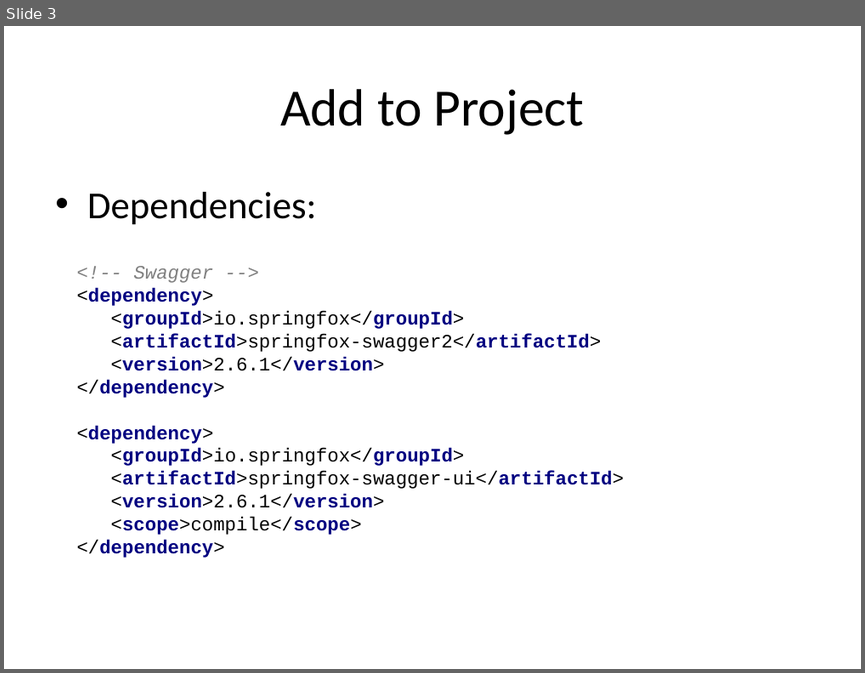
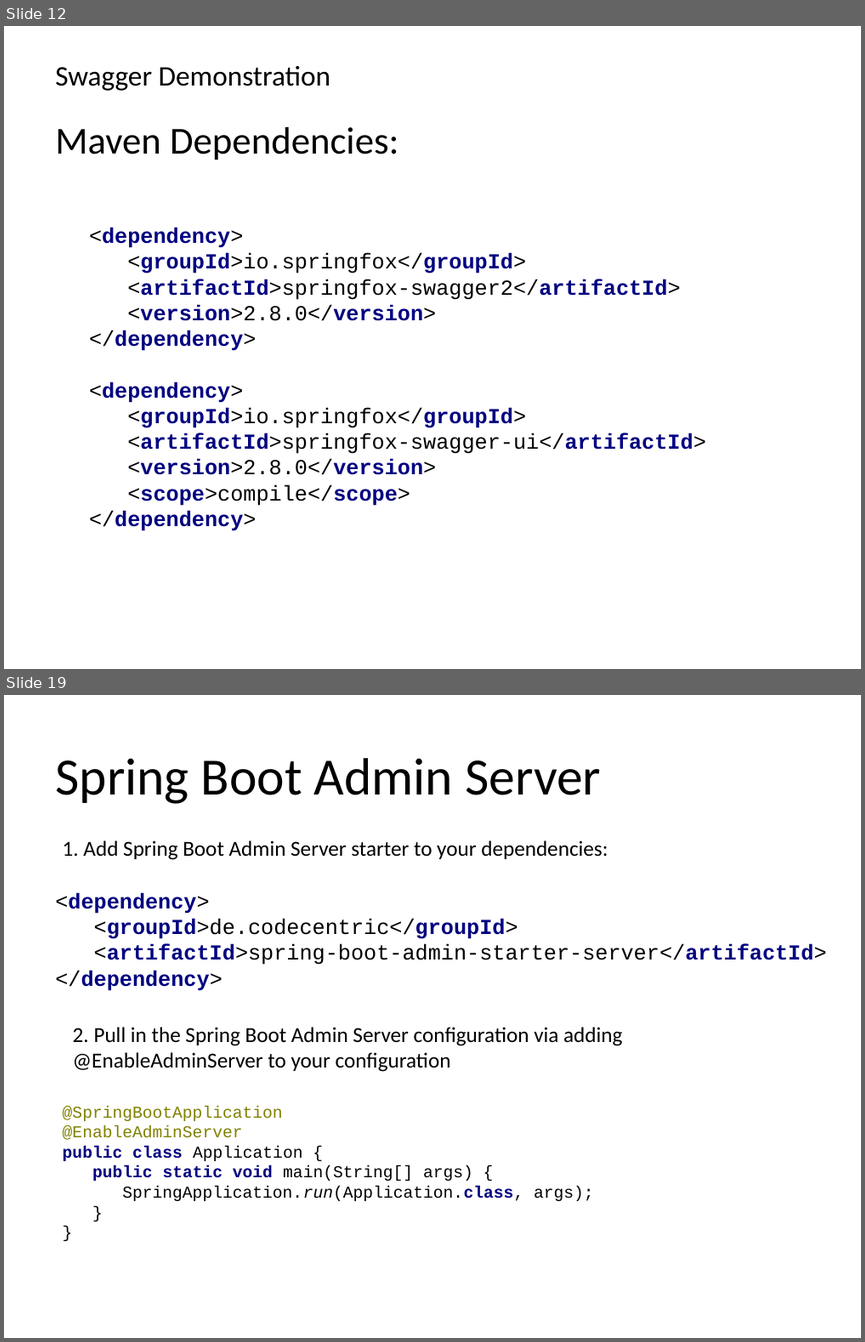
Before and after one commit to bobwares/training, a slide deck: presentations/Swagger-overview.ppt. Shown one above the other, each under a label of ours: slide 3 before the commit, slides 12 and 19 after it; the slides between them are not shown. The pictures are 865x673 and 865x1342 pixels, drawn with LibreOffice and Linux fonts; fonts in the diff are those of the drawing. Boxes give left, top, right and bottom in pixels: in the first picture for what was removed or moved away, otherwise in the second. Text is boxed around its words. In the diff, an @@ line names an element or a change of style, - is before the commit and + after.

Commit message:
Swagger Presentation:

```diff
--- a/presentations/Swagger-overview.ppt
+++ b/presentations/Swagger-overview.ppt
@@ slide 19 added at [4, 695, 861, 1338], background #FFFFFF @@
@@ title added at [55, 758, 601, 804], 44 pt, text #000000 @@
+Spring Boot Admin Server
@@ text added at [63, 840, 608, 860], 18 pt, text #000000 @@
+1. Add Spring Boot Admin Server starter to your dependencies:
@@ text added at [55, 892, 827, 991], 18 pt, text #000000 @@
+<dependency>
+<groupId>de.codecentric</groupId>
+<artifactId>spring-boot-admin-starter-server</artifactId>
+</dependency>
@@ text added at [73, 1027, 622, 1072], 18 pt, text #000000 @@
+2. Pull in the Spring Boot Admin Server configuration via adding
+@EnableAdminServer to your configuration
@@ text added at [63, 1106, 594, 1201], 14 pt, text #000000 @@
+@SpringBootApplication
+@EnableAdminServer
+public class Application {
+public static void main(String[] args) {
+SpringApplication.run(Application.class, args);
+}
+}
@@ what was slide 3 is now slide 12 @@
@@ slide 12 changed as well @@
@@ text added at [55, 66, 331, 91], 23.8 pt, text #000000 @@
+Swagger Demonstration
@@ title removed at [280, 89, 585, 135] @@
-Add to Project
@@ text at [55, 127, 398, 160]: text changed @@
-• Dependencies:
+Maven Dependencies:
@@ text at [89, 227, 706, 531]: text changed; size 16 to 18 pt @@
-<!-- Swagger -->
-<dependency>
-<groupId>io.springfox</groupId>
-<artifactId>springfox-swagger2</artifactId>
-<version>2.6.1</version>
-</dependency>
-<dependency>
-<groupId>io.springfox</groupId>
-<artifactId>springfox-swagger-ui</artifactId>
-<version>2.6.1</version>
-<scope>compile</scope>
-</dependency>
+<dependency>
+<groupId>io.springfox</groupId>
+<artifactId>springfox-swagger2</artifactId>
+<version>2.8.0</version>
+</dependency>
+<dependency>
+<groupId>io.springfox</groupId>
+<artifactId>springfox-swagger-ui</artifactId>
+<version>2.8.0</version>
+<scope>compile</scope>
+</dependency>
```
Also in this commit, not shown: 2 other slides changed, 16 other slides added, 4 slides removed, 5 other files.
